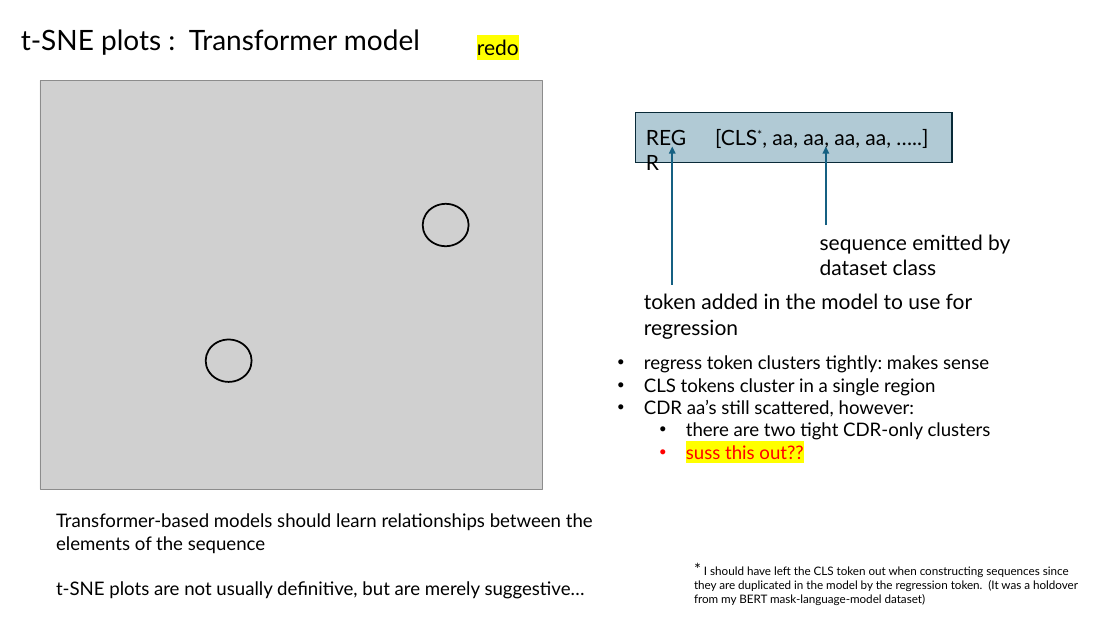
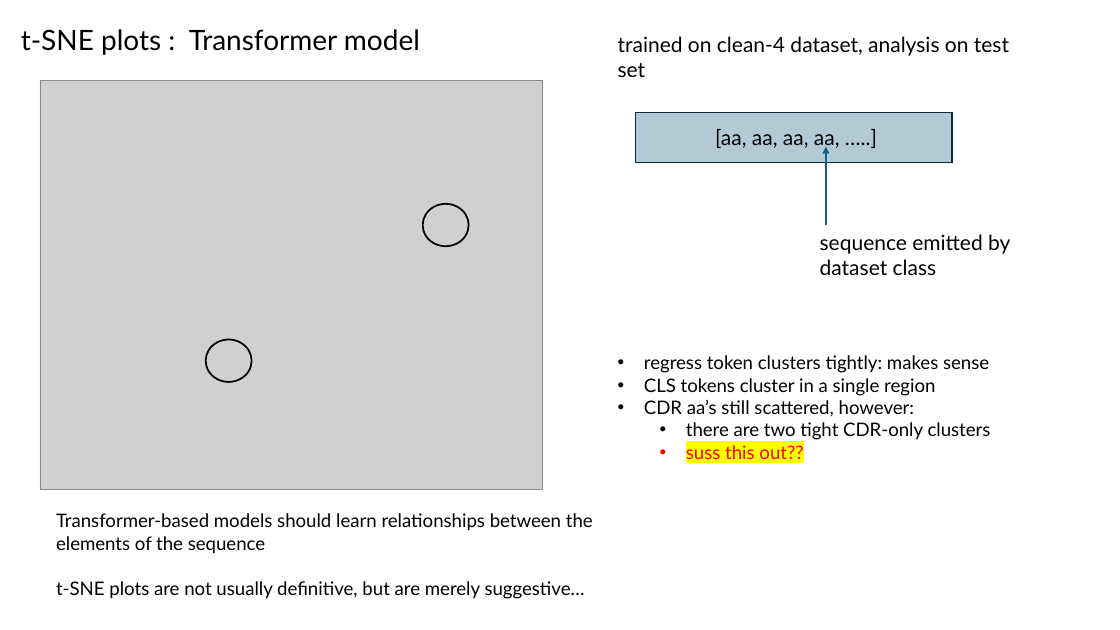
Before and after one commit to planaria158/BERT-antibody-antigen-binding-energy, a slide deck: slide 30 of Homework-aAlphaBio.pptx (slide 17 before the commit). Drawn at 1120x630 pixels with LibreOffice and Linux fonts; fonts in the diff are those of the drawing; grey boxes stand for pictures. Boxes give left, top, right and bottom in pixels: in the first picture for what was removed or moved away, otherwise in the second. Text is boxed around its words. In the diff, an @@ line names an element or a change of style, - is before the commit and + after.

```diff
--- a/Homework-aAlphaBio.pptx
+++ b/Homework-aAlphaBio.pptx
@@ text removed at (477, 39, 519, 55) @@
-redo
@@ text added at (618, 36, 1009, 77), 18 pt, text #000000 @@
+trained on clean-4 dataset, analysis on test set
@@ text removed at (638, 120, 707, 154) @@
-REGR
@@ arrow removed from (672, 285) to (672, 147) @@
@@ text at (715, 129, 840, 150): text changed @@
-[CLS*, aa, aa, aa, aa, …..]
+[aa, aa, aa, aa, …..]
@@ text removed at (644, 293, 973, 339) @@
-token added in the model to use for regression
@@ text removed at (694, 566, 1078, 605) @@
-* I should have left the CLS token out when constructing sequences since they are duplicated in the model by the regression token. (It was a holdover from my BERT mask-language-model dataset)
```
Also in this commit, not shown: 5 other slides changed, 1 slide added, 2 slides removed, 1 other file.
